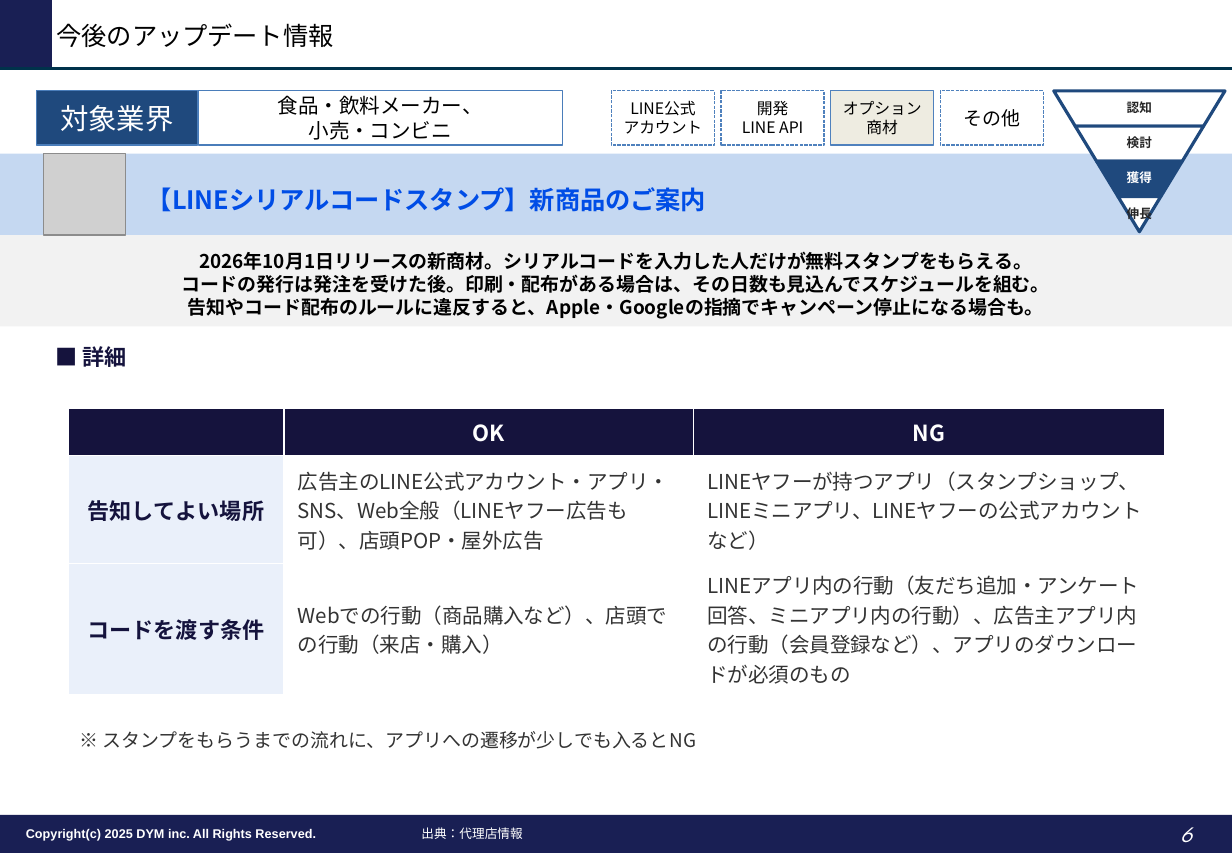
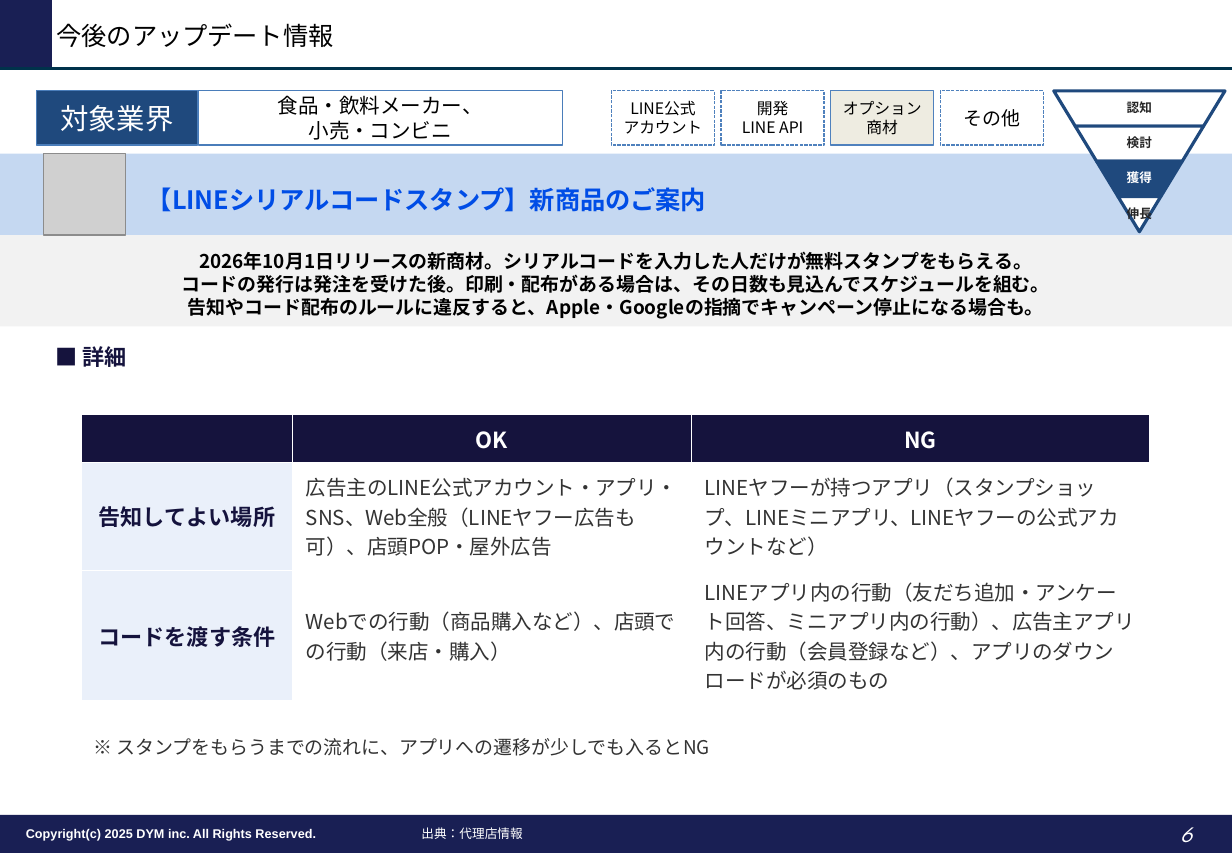
Before and after one commit to tonomura-r-dev/folder, a slide deck: slide 6 of LINEOA媒体最新情報_2026年10月トレンドレポート.pptx. Drawn at 1232x853 pixels with LibreOffice and Linux fonts; fonts in the diff are those of the drawing; grey boxes stand for pictures; background and template pictures are left out. Boxes give left, top, right and bottom in pixels: in the first picture for what was removed or moved away, otherwise in the second. Text is boxed around its words. In the diff, an @@ line names an element or a change of style, - is before the commit and + after.

```diff
--- a/LINEOA媒体最新情報_2026年10月トレンドレポート.pptx
+++ b/LINEOA媒体最新情報_2026年10月トレンドレポート.pptx
@@ table: place and size @@
-table at (68,408,1165,695)
+table at (82,414,1151,701)
@@ text "※ スタンプをもらうまでの流れに、アプリへの遷移が少しでも入るとNG": place and size @@
-text "※ スタンプをもらうまでの流れに、アプリへの遷移が少しでも入るとNG" at (103,731,697,749)
+text "※ スタンプをもらうまでの流れに、アプリへの遷移が少しでも入るとNG" at (116,738,710,756)
```
Also in this commit, not shown: 9 other slides changed, 1 other file.
